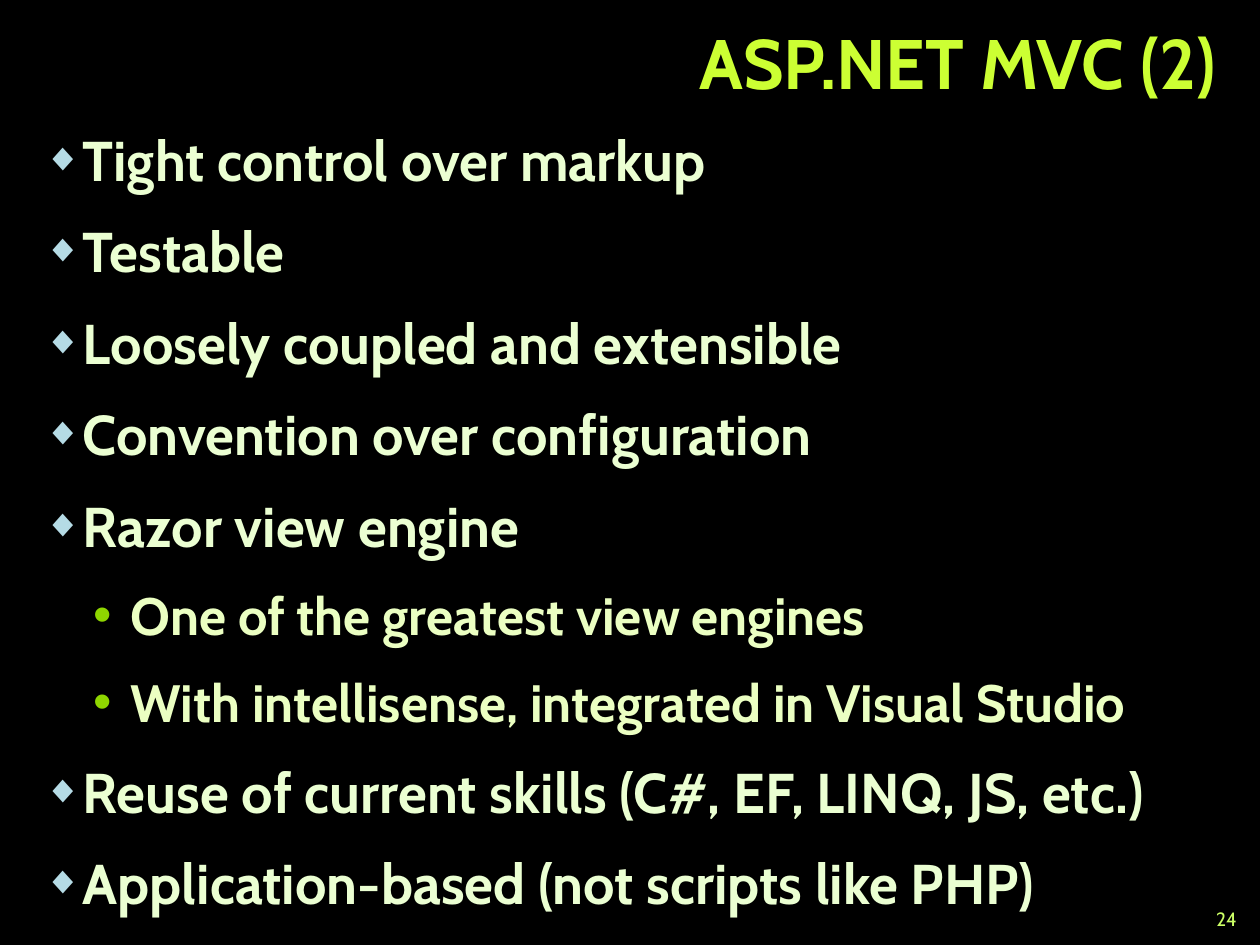
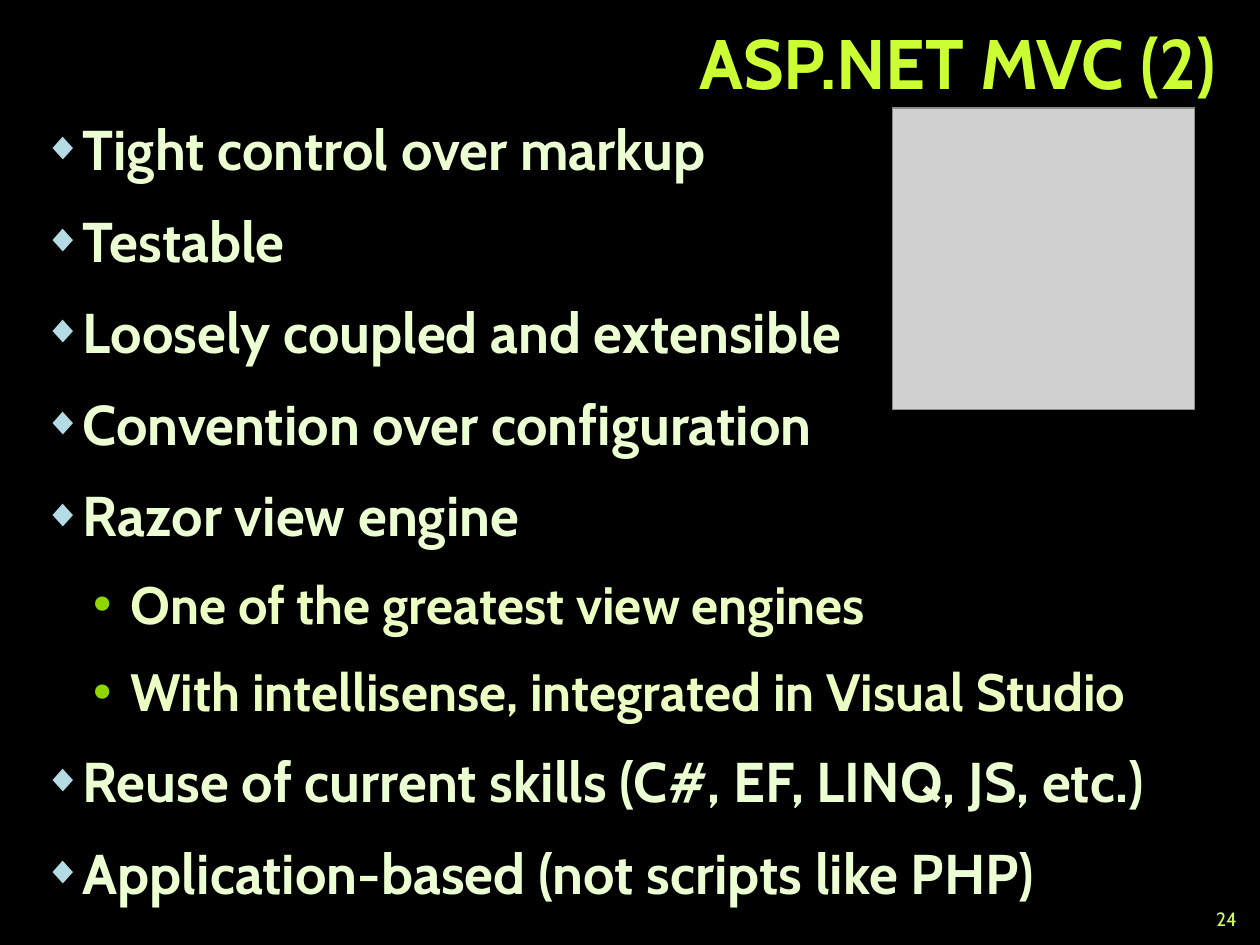
Before and after one commit to TelerikAcademy/ASP.NET-MVC, a slide deck: slide 24 of 01. Introduction-to-ASP.NET-MVC/Introduction to ASP.NET MVC.pptx. Drawn at 1260x945 pixels with LibreOffice and Linux fonts; fonts in the diff are those of the drawing; grey boxes stand for pictures; background and template pictures are left out. Boxes give left, top, right and bottom in pixels: in the first picture for what was removed or moved away, otherwise in the second. Text is boxed around its words. In the diff, an @@ line names an element or a change of style, - is before the commit and + after.

```diff
--- a/01. Introduction-to-ASP.NET-MVC/Introduction to ASP.NET MVC.pptx
+++ b/01. Introduction-to-ASP.NET-MVC/Introduction to ASP.NET MVC.pptx
@@ text "Tight control over markup": place and size @@
-text "Tight control over markup" at [83,139,1144,917]
+text "Tight control over markup" at [83,128,1144,906]
@@ picture added at [892,108,1194,411] @@
```
Also in this commit, not shown: 18 other slides changed, 2 slides added, 3 slides removed.
